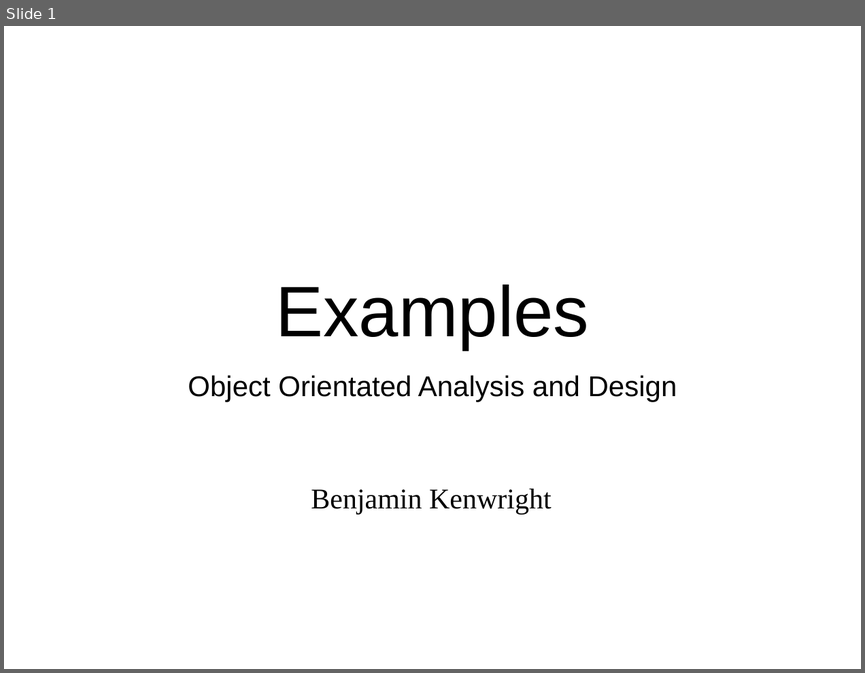
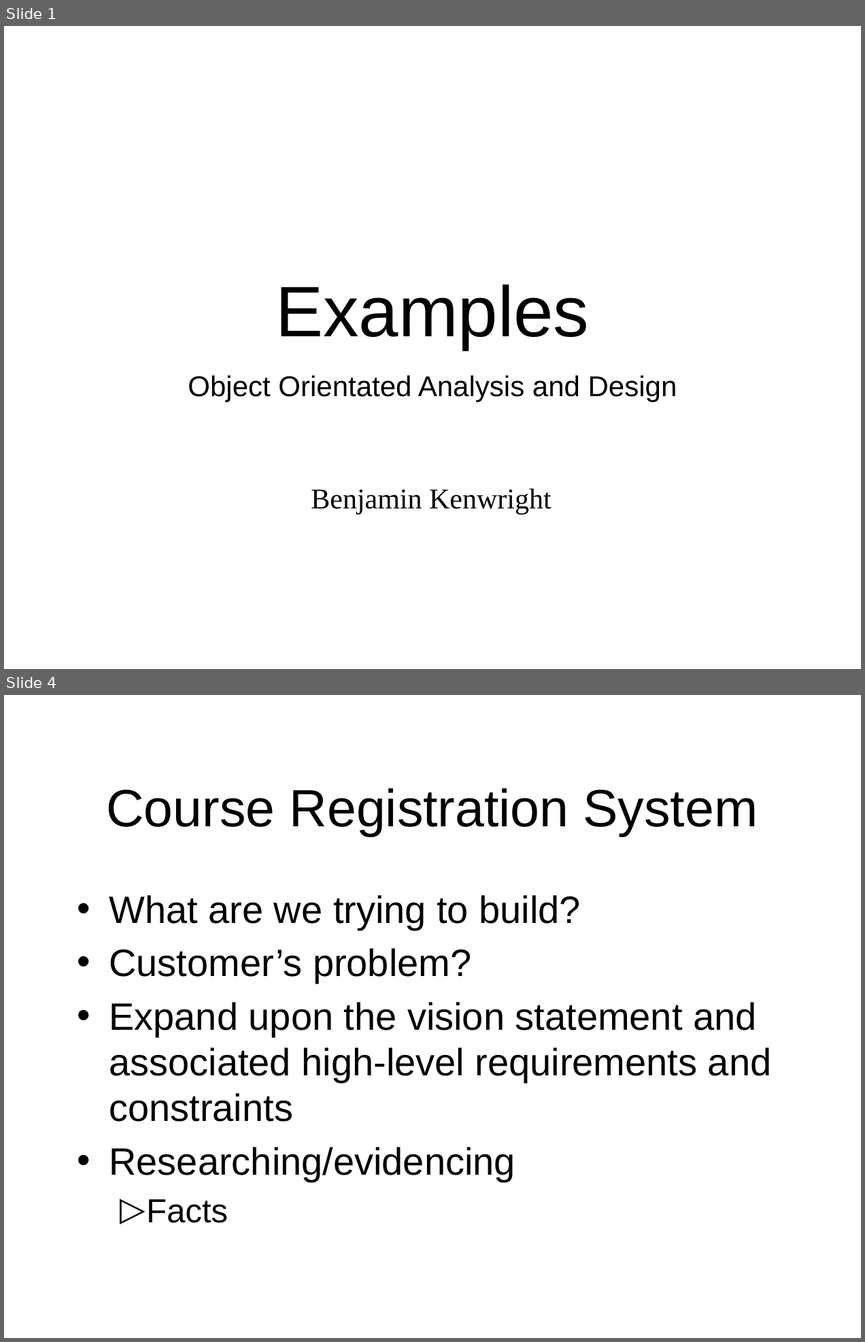
Before and after one commit to octaviordz/zjnu2017.github.io, a slide deck: OOAD/lectures/100--Examples.pptx. Shown one above the other, each under a label of ours: slide 1 before the commit, slides 1 and 4 after it; the slides between them are not shown. The pictures are 865x673 and 865x1342 pixels, drawn with LibreOffice and Linux fonts; fonts in the diff are those of the drawing. Boxes give left, top, right and bottom in pixels: in the first picture for what was removed or moved away, otherwise in the second. Text is boxed around its words. In the diff, an @@ line names an element or a change of style, - is before the commit and + after.

```diff
--- a/OOAD/lectures/100--Examples.pptx
+++ b/OOAD/lectures/100--Examples.pptx
@@ slide 4 added at [4,695,861,1338], background #FFFFFF @@
@@ title added at [106,788,758,836], 44 pt, text #000000 @@
+Course Registration System
@@ text added at [109,895,771,1223], 32 pt, text #000000 @@
+• What are we trying to build?
+• Customer’s problem?
+• Expand upon the vision statement and associated high-level requirements and constraints
+• Researching/evidencing
+  ▷ Facts
```
Also in this commit, not shown: 3 slides changed, 14 other slides added, 2 other files.
